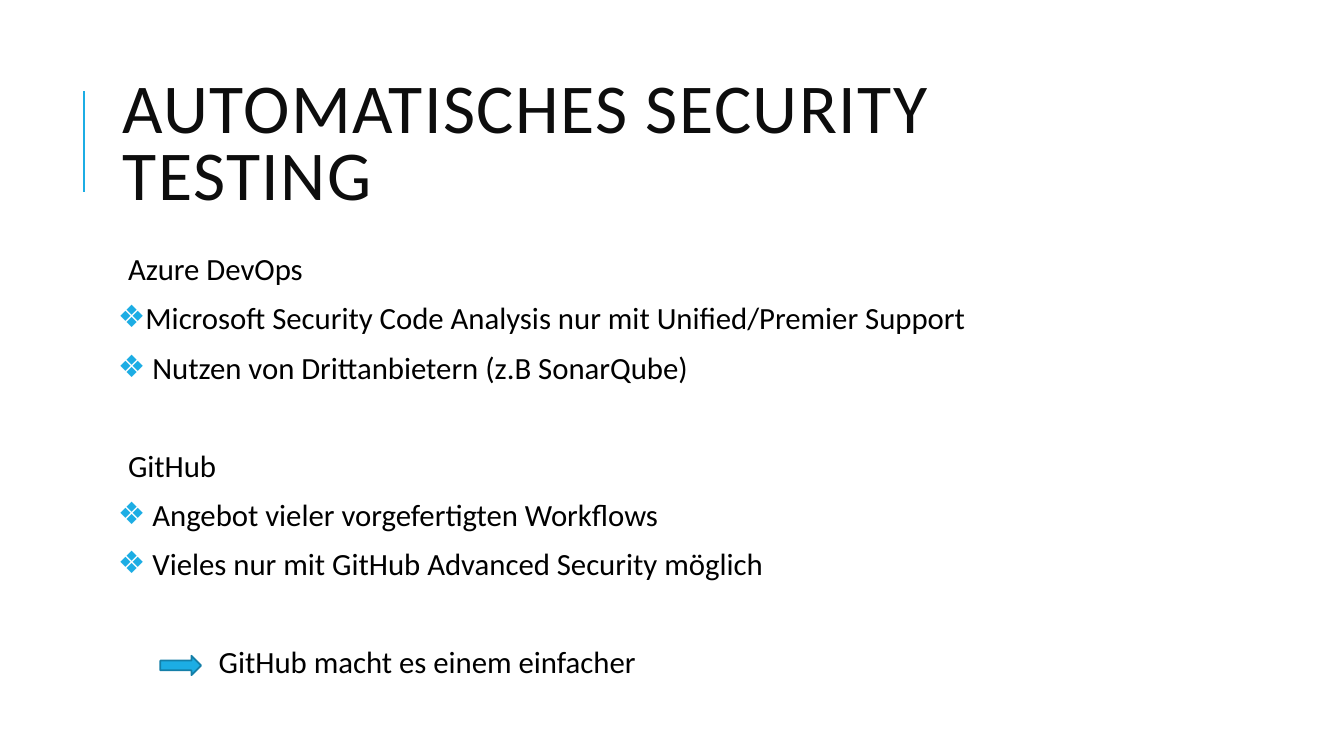
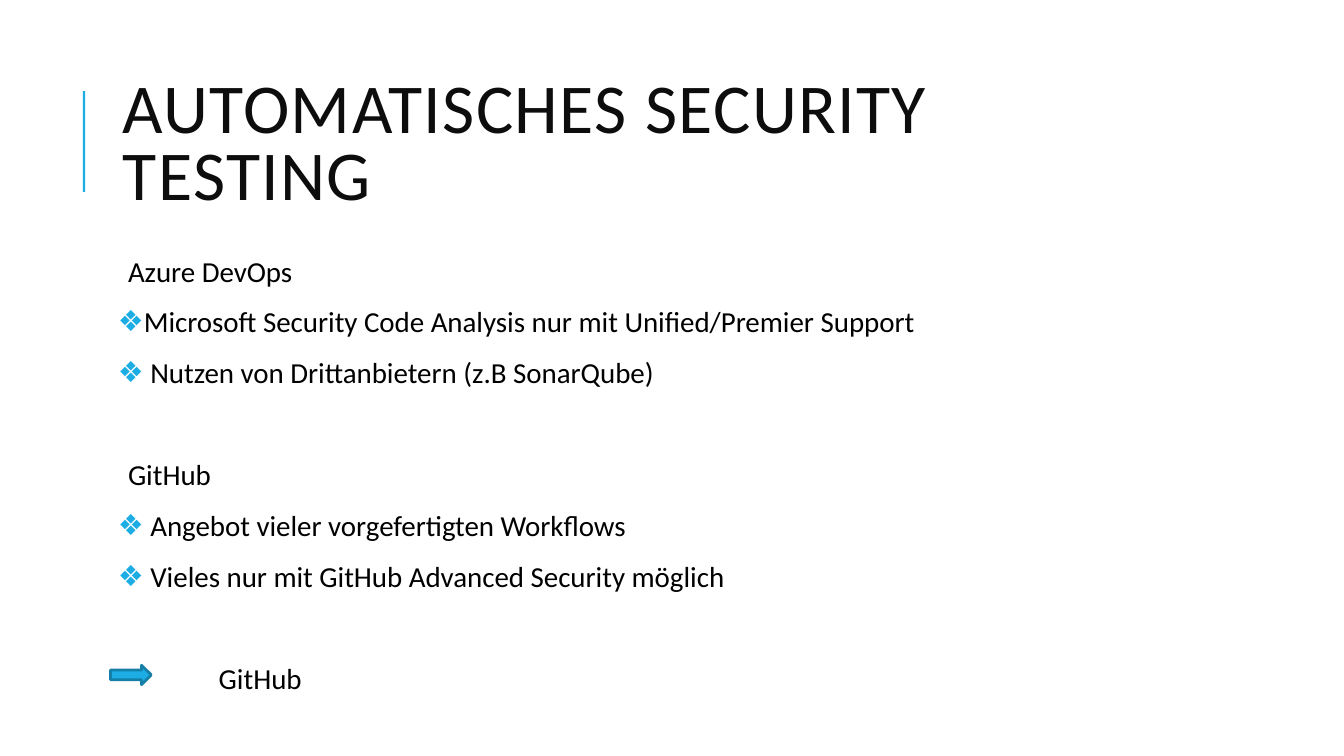
Before and after one commit to FlowBYRN/DevSecOps, a slide deck: slide 22 of DevSecOps-Präsentation.pptx. Drawn at 1344x756 pixels with LibreOffice and Linux fonts; fonts in the diff are those of the drawing. Boxes give left, top, right and bottom in pixels: in the first picture for what was removed or moved away, otherwise in the second. Text is boxed around its words. In the diff, an @@ line names an element or a change of style, - is before the commit and + after.

```diff
--- a/DevSecOps-Präsentation.pptx
+++ b/DevSecOps-Präsentation.pptx
@@ text at <box>128,263,915,592</box>: size 22 to 20.7 pt; line spacing 0.8 to 0.9 @@
@@ right arrow: place and size @@
-right arrow at <box>160,656,201,676</box>
+right arrow at <box>111,665,151,685</box>
@@ right arrow at <box>111,665,151,685</box>: outline #1580A9 1.25 pt to #1580A9 2 pt; proportions changed @@
@@ text at <box>219,669,302,690</box>: text changed; size 22 to 20.7 pt @@
-GitHub macht es einem einfacher
+GitHub
```
Also in this commit, not shown: 14 other slides changed, 11 other files.
